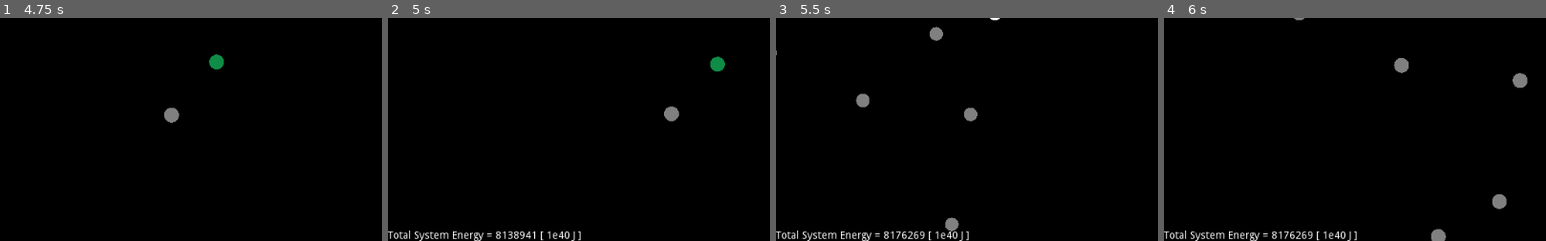
Above: before the commit, frames 1-4 (left to right).
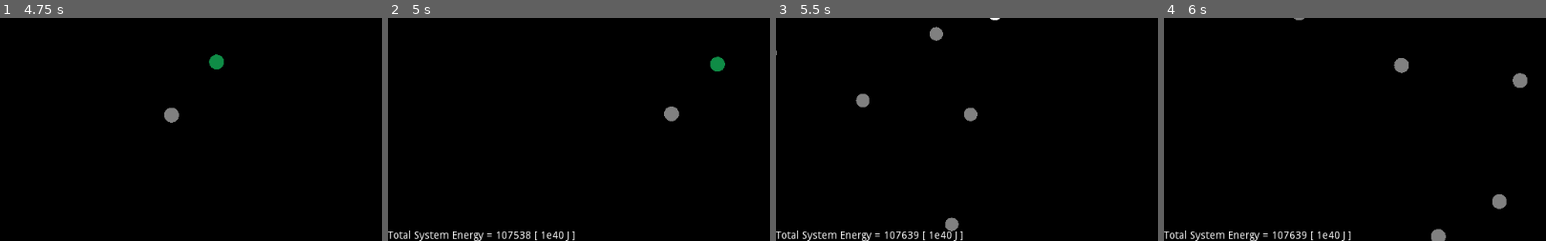
Above: after the commit, the same moments.

Repository: NuclearPhoenixx/n-body-problem
Game: Godot game, scene res://scenes/main.tscn
Two runs of this game, one before a commit and one after it. Both use one fixed random seed, a clock stepped at 60 frames per second and the inputs below.
Inputs (mouse positions are % of the whole screen's width and height, from its top left):
- Up to frame 1 (4.75 s): move the mouse to (50, 50) at 0.52 s; hold Right (ui_right) 0.53-1.25 s; hold Mouse wheel up (camera_zin) 0.53-1.25 s; click (50, 50) at 0.77 s; click "ADD" at 1.25 s; move the mouse to (39, 19) at 2.02 s; hold Down (ui_down) 2.03-2.78 s; tap Mouse wheel down (camera_zout) at 2.1, 3.6 s; click (39, 19) at 2.27 s; move the mouse to (3, 45) at 2.77 s; hold Right (ui_right) 2.78-3.53 s; hold Mouse wheel up (camera_zin) 2.78-3.53 s; move the mouse to (12, 1) at 3.52 s; hold Up (ui_up) 3.53-4.28 s; click (12, 1) at 3.77 s; move the mouse to (2, 28) at 4.27 s; hold Left (ui_left) from 4.28 s (still down); hold Mouse wheel up (camera_zin) from 4.28 s (still down); click (2, 28) at 4.52 s
- Up to frame 2 (5 s): keep holding Left (ui_left); keep holding Mouse wheel up (camera_zin); tap P (pause) at 4.9 s
- Up to frame 3 (5.5 s): keep holding Left (ui_left); move the mouse to (20, 35) at 5.02 s; release Mouse wheel up (camera_zin) at 5.03 s; tap Mouse wheel down (camera_zout) at 5.1 s; click (20, 35) at 5.27 s
- Up to frame 4 (6 s): move the mouse to (55, 50) at 5.77 s; release Left (ui_left) at 5.78 s; hold Down (ui_down) from 5.78 s (still down); hold Mouse wheel up (camera_zin) from 5.78 s (still down)
The pictures show only the part of the screen within x 0-50%, y 50-100%; the shares and areas given below are measured in that part.

Frame 1 is identical in both runs. In frame 2, 0.4% of the frame differs, in the area x 28-51%, y 95-100%; in frame 3, 0.4%; in frame 4, 0.4%.

Commit message:
small energy fix

Diff:
--- a/src/gui/system_energy.gd
+++ b/src/gui/system_energy.gd
@@ -12,11 +12,13 @@
 		var energy = 0
 
 		for o in get_tree().get_nodes_in_group("objects"):
-			energy += o.mass * c * sqrt( pow(c,2) + pow(o.v.dot(o.v) * lorentz(o.v), 2))
+			# kinetic and rest energy
+			energy += o.mass * c * sqrt(pow(c,2) + o.v.length_squared() * pow(lorentz(o.v), 2))
+			# gravitational potential
 			for a in get_tree().get_nodes_in_group("objects"):
 				if a != o:
-					var r = a.position - o.position
-					energy += G * a.mass * o.mass / r.length()
+					var r = ( a.position - o.position ) * o.scale_m
+					energy += - G * a.mass * o.mass / r.length()
 
 		text = "Total System Energy = " + str(stepify(energy/1e40,1)) + " [ 1e40 J ]"
 	else:
